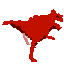
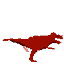
Before/after of a 64x64 layered artwork. What changed in the layer stack:
painted on "Calque 4" over (x1=22, y1=33, x2=30, y2=52)
added group "Groupe 1" with 4 layers above "Arrière-plan" over (x1=2, y1=32, x2=63, y2=62)
moved "Calque 3" into group "Groupe 1", painted on it over (x1=2, y1=9, x2=63, y2=62)